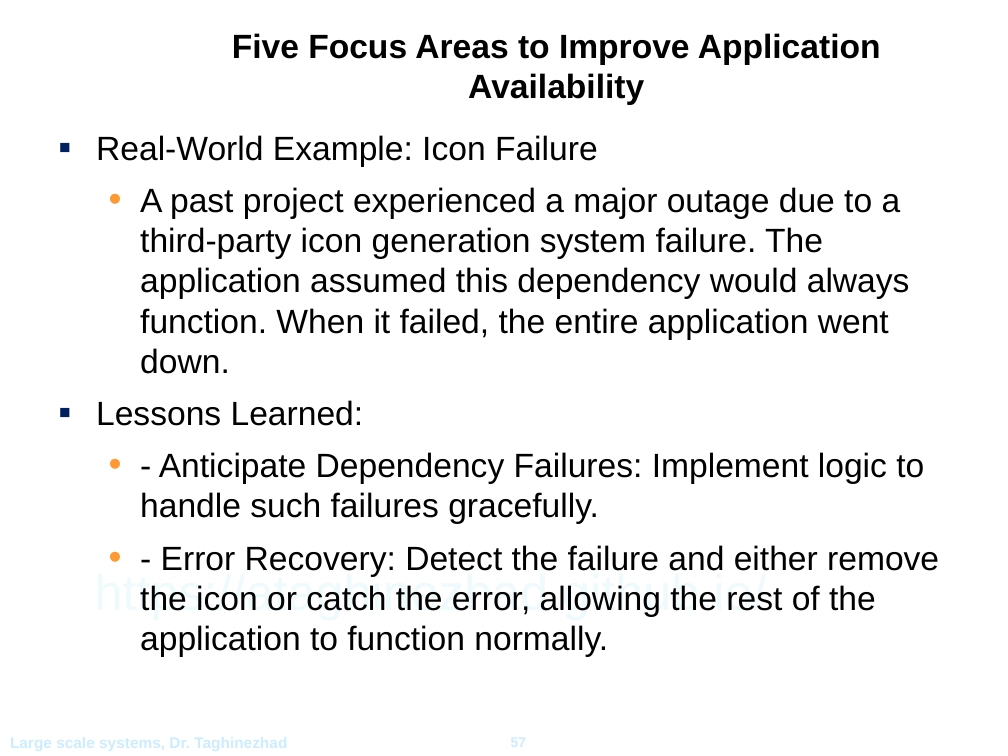
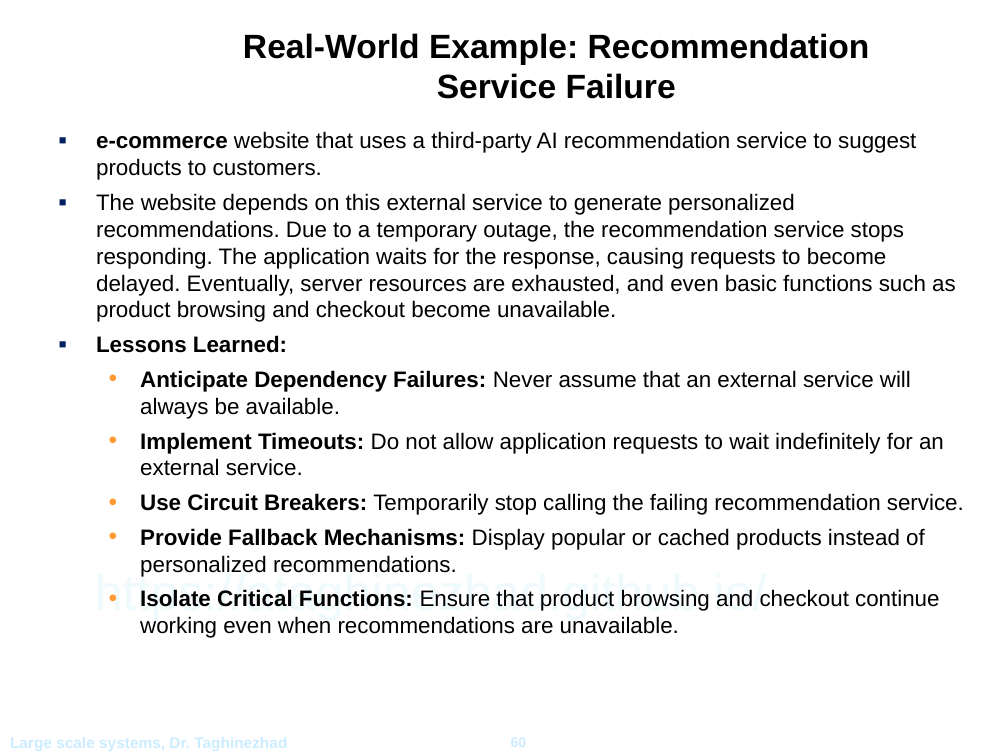
Before and after one commit to ataghinezhad/ataghinezhad.github.io, a slide deck: slide 60 of courses/downloads/temp/Largescale_Lec1.pptx (slide 57 before the commit). Drawn at 1008x756 pixels with LibreOffice and Linux fonts; fonts in the diff are those of the drawing; background and template pictures are left out. Boxes give left, top, right and bottom in pixels: in the first picture for what was removed or moved away, otherwise in the second. Text is boxed around its words. In the diff, an @@ line names an element or a change of style, - is before the commit and + after.

```diff
--- a/courses/downloads/temp/Largescale_Lec1.pptx
+++ b/courses/downloads/temp/Largescale_Lec1.pptx
@@ title at bbox=[243, 33, 870, 99]: text changed @@
-Five Focus Areas to Improve Application Availability
+Real-World Example: Recommendation Service Failure
@@ text at bbox=[96, 131, 956, 322]: text changed; size 24 to 16 pt @@
-▪ Real-World Example: Icon Failure
-  • A past project experienced a major outage due to a third-party icon generation system failure. The application assumed this dependency would always function. When it failed, the entire application went down.
+▪ e-commerce website that uses a third-party AI recommendation service to suggest products to customers.
+▪ The website depends on this external service to generate personalized recommendations. Due to a temporary outage, the recommendation service stops responding. The application waits for the response, causing requests to become delayed. Eventually, server resources are exhausted, and even basic functions such as product browsing and checkout become unavailable.
@@ text at bbox=[96, 335, 287, 353]: size 24 to 16 pt, bold on in "Lessons Learned:"; less space between paragraphs @@
@@ text at bbox=[140, 370, 964, 638]: text changed; size 24 to 16 pt @@
-  • - Anticipate Dependency Failures: Implement logic to handle such failures gracefully.
-  • - Error Recovery: Detect the failure and either remove the icon or catch the error, allowing the rest of the application to function normally.
+  • Anticipate Dependency Failures: Never assume that an external service will always be available.
+  • Implement Timeouts: Do not allow application requests to wait indefinitely for an external service.
+  • Use Circuit Breakers: Temporarily stop calling the failing recommendation service.
+  • Provide Fallback Mechanisms: Display popular or cached products instead of personalized recommendations.
+  • Isolate Critical Functions: Ensure that product browsing and checkout continue working even when recommendations are unavailable.
@@ page number at bbox=[500, 729, 537, 756]: text changed @@
-57
+60
```
Also in this commit, not shown: 1 other slide changed, 5 slides added, 1 slide removed, 15 other files.
